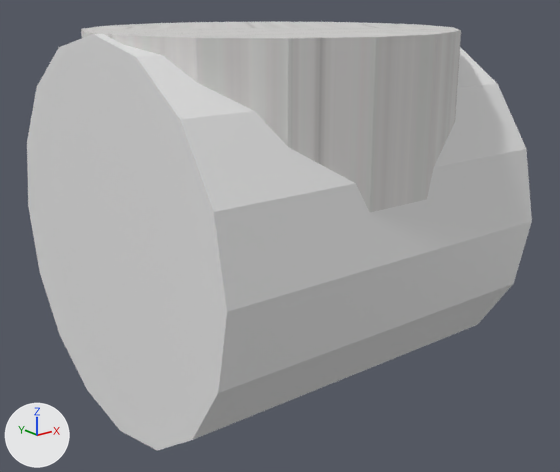
The Blender file public/blender/Module-3-Centre-1.blend: old version first, new version second.
Both versions are drawn from a 50 mm camera at (-15.45, -19.77, 7.04) aimed at (0.08, -0.36, -0.72). The lights are fixed; the arrows at lower left show +X, +Y and +Z.

The first picture shows 'Cylinder', 'Hull.001'.
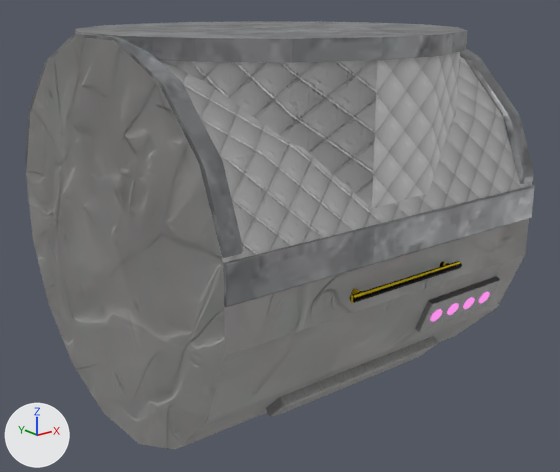
Commit message: Updated Module-3-Centre-1

Boxes [x1, y1, x2, y2] around the edits, measured in the pictures (560 x 472 px):
'Cylinder', reshaped, turned: before [27, 34, 532, 451]; after [26, 37, 529, 450]
'Hull.001', reshaped, turned: before [81, 22, 461, 212]; after [164, 52, 460, 209]
'Top', added: after [129, 55, 532, 263]
'Hull.002', added: after [75, 21, 467, 63]
'Hull Bars', added: after [26, 176, 535, 307]
'Cylinder.001', added: after [25, 34, 533, 258]
'Cube.003', added: after [266, 336, 438, 417]
'Cube.002', added: after [415, 277, 500, 332]
'Bar', added: after [350, 261, 462, 303]
'Buttons', added: after [430, 292, 490, 322]
part 2 of me_cylinder_001, cut back: before [94, 34, 532, 393]; after [224, 219, 529, 356]
part 3 of me_cylinder_001, recoloured: [27, 38, 504, 448] in both

The change, as a list of edits to the scene's bpy script:
```text
Add mat_hull_material:
    mat_hull_material = bpy.data.materials.new('Hull Material')
    # uses the picture img_fabric_normal_jpg
    # uses the picture img_snow_jpg_001
Add mat_cushion_material:
    mat_cushion_material = bpy.data.materials.new('Cushion_Material')
    # uses the picture img_cushion_jpg
    # uses the picture img_cushion_normal_jpg
Add mat_metallic_material:
    mat_metallic_material = bpy.data.materials.new('Metallic Material')
    # uses the picture img_galvanized_steel_jpg
Add mat_bar_material:
    mat_bar_material = bpy.data.materials.new('Bar_Material')
    # uses the picture img_caution_tape_jpg
    # uses the picture img_checkered_normal_jpg
Add mat_aluminum_material:
    mat_aluminum_material = bpy.data.materials.new('Aluminum Material')
    # uses the picture img_aluminum_jpg
    # uses the picture img_steel_normal_jpg
Change me_cylinder_001:
    used by ob_cylinder; location = (0.0, 0.0, 0.0); rotation_euler = (0.0, 1.571, 0.0), in degrees (0, 90, 0); scale = (6.0, 6.0, 6.0)
    remove me_cylinder_001.from_pydata(...)  # 32 vertices, 18 faces; spans x -1.0..1.0, y -1.0..1.0, z -1.0..1.0
    add me_cylinder_001.from_pydata(...)  # 36 vertices, 11 faces; spans x -1.0..1.0, y -1.0..1.0, z -1.0..1.0
    me_cylinder_001 part 2
    9 faces are deleted
    4 vertices are added at (-0.21, 0.96, -1.0), (-0.21, 0.96, 1.0), (0.18, -0.96, -1.0), (0.18, -0.96, 1.0)
    2 new faces join them
    me_cylinder_001 part 3: 9 faces spanning x -1.0..1.0, y -1.0..1.0, z -1.0..1.0 switch from no material to mat_hull_material
Change me_cylinder_006:
    used by ob_hull_001; location = (0.0, 0.0, 12.0); rotation_euler = (3.142, 0.0, 4.908), in degrees (180, 0, 281); scale = (6.0, 6.0, 6.0)
    remove me_cylinder_006.from_pydata(...)  # 32 vertices, 18 faces; spans x -0.97..0.97, y -0.97..0.97, z 1.0..1.76
    remove me_cylinder_006.materials.append(mat_hull_material_001)
    add me_cylinder_006.from_pydata(...)  # 48 vertices, 33 faces; spans x -1.0..1.0, y -1.0..1.0, z 1.09..1.76
    me_cylinder_006 part 1
    16 vertices are removed from x -0.97..0.97, y -0.97..0.97, z 1.0
    17 faces are deleted
    16 vertices are added at x -1.0..1.0, y -1.0..1.0, z 1.09
    16 new vertices lie (0.0, 0.0, -0.67) away from vertices in x -0.97..0.97, y -0.97..0.97, z 1.76
    32 new faces join them
    add me_cylinder_006.materials.append(mat_cushion_material)
Change ob_cylinder:
    ob_cylinder.rotation_euler: (0.0, 1.571, 0.0) -> (1.571, 1.767, 1.571)  # degrees (0, 90, 0) -> degrees (90, 101, 90)
Change ob_hull_001:
    ob_hull_001.rotation_euler: (3.142, 0.0, 4.908) -> (3.142, 0.0, 6.49)  # degrees (180, 0, 281) -> degrees (180, 0, 12)
Add ob_hull_002:
    ob_hull_002 = bpy.data.objects.new('Hull.002', me_cylinder_008)  # 32 vertices, 17 faces; spans x -1.0..1.0, y -1.0..1.0, z 1.0..1.09
    ob_hull_002.location = (0.0, 0.0, 12.0)
    ob_hull_002.rotation_euler = (3.142, 0.0, 6.49)  # degrees (180, 0, 12)
    ob_hull_002.scale = (6.0, 6.0, 6.01)
Add ob_bar:
    ob_bar = bpy.data.objects.new('Bar', me_cylinder_015)  # 48 vertices, 30 faces; spans x -1.0..2.79, y -1.0..1.0, z -1.0..1.0
    ob_bar.location = (0.0, -6.19, -0.59)
    ob_bar.rotation_euler = (1.571, 0.0, 1.571)  # degrees (90, 0, 90)
    ob_bar.scale = (0.11, 0.11, 2.16)
Add ob_buttons:
    ob_buttons = bpy.data.objects.new('Buttons', me_circle)  # 256 vertices, 132 faces; spans x -21.32..-9.12, y 2.56..3.59, z 0.0..1.93; in mat_material_002 (pink #df86e7)
    ob_buttons.location = (6.63, -6.32, -2.57)
    ob_buttons.scale = (0.229, 0.229, 0.229)
Add ob_cube_003:
    ob_cube_003 = bpy.data.objects.new('Cube.003', me_cube_003)  # 64 vertices, 60 faces; spans x -1.0..1.0, y -0.7..14.7, z -13.9..0.8
    ob_cube_003.location = (0.0, -4.29, -4.09)
    ob_cube_003.rotation_euler = (0.781, 0.0, 0.0)  # degrees (45, 0, 0)
    ob_cube_003.scale = (3.28, 0.441, 0.454)
Add ob_cube_002:
    ob_cube_002 = bpy.data.objects.new('Cube.002', me_cube_002)  # 24 vertices, 22 faces; spans x -1.0..1.0, y -1.0..1.0, z -1.0..1.0
    ob_cube_002.location = (3.17, -5.52, -2.29)
    ob_cube_002.rotation_euler = (0.395, 0.0, 0.0)  # degrees (23, 0, 0)
    ob_cube_002.scale = (1.66, 0.0987, 0.574)
Add ob_cylinder_001:
    ob_cylinder_001 = bpy.data.objects.new('Cylinder.001', me_cylinder_002)  # 120 vertices, 114 faces; spans x -1.01..-0.02, y -1.01..0.92, z -2.0..0.0
    ob_cylinder_001.location = (6.0, 0.0, 0.0)
    ob_cylinder_001.rotation_euler = (1.571, 1.767, 1.571)  # degrees (90, 101, 90)
    ob_cylinder_001.scale = (6.0, 6.0, 6.0)
Add ob_hull_bars:
    ob_hull_bars = bpy.data.objects.new('Hull Bars', me_cylinder_005)  # 40 vertices, 34 faces; spans x -0.38..0.18, y -1.02..0.97, z -1.0..1.0
    ob_hull_bars.location = (0.0, 0.0, 0.0)
    ob_hull_bars.rotation_euler = (1.571, 1.767, 1.571)  # degrees (90, 101, 90)
    ob_hull_bars.scale = (6.0, 6.0, 6.0)
Add ob_top:
    ob_top = bpy.data.objects.new('Top', me_cylinder_004)  # 16 vertices, 7 faces; spans x -1.0..0.0, y -1.0..0.92, z -1.0..1.0
    ob_top.location = (0.0, 0.0, 0.0)
    ob_top.rotation_euler = (1.571, 1.767, 1.571)  # degrees (90, 101, 90)
    ob_top.scale = (6.0, 6.0, 6.0)
```
